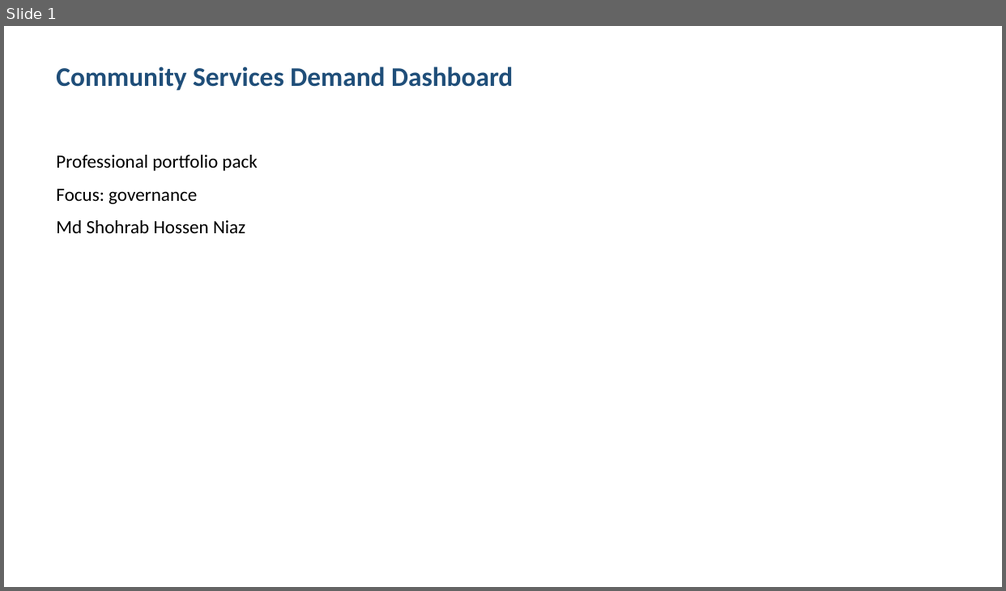
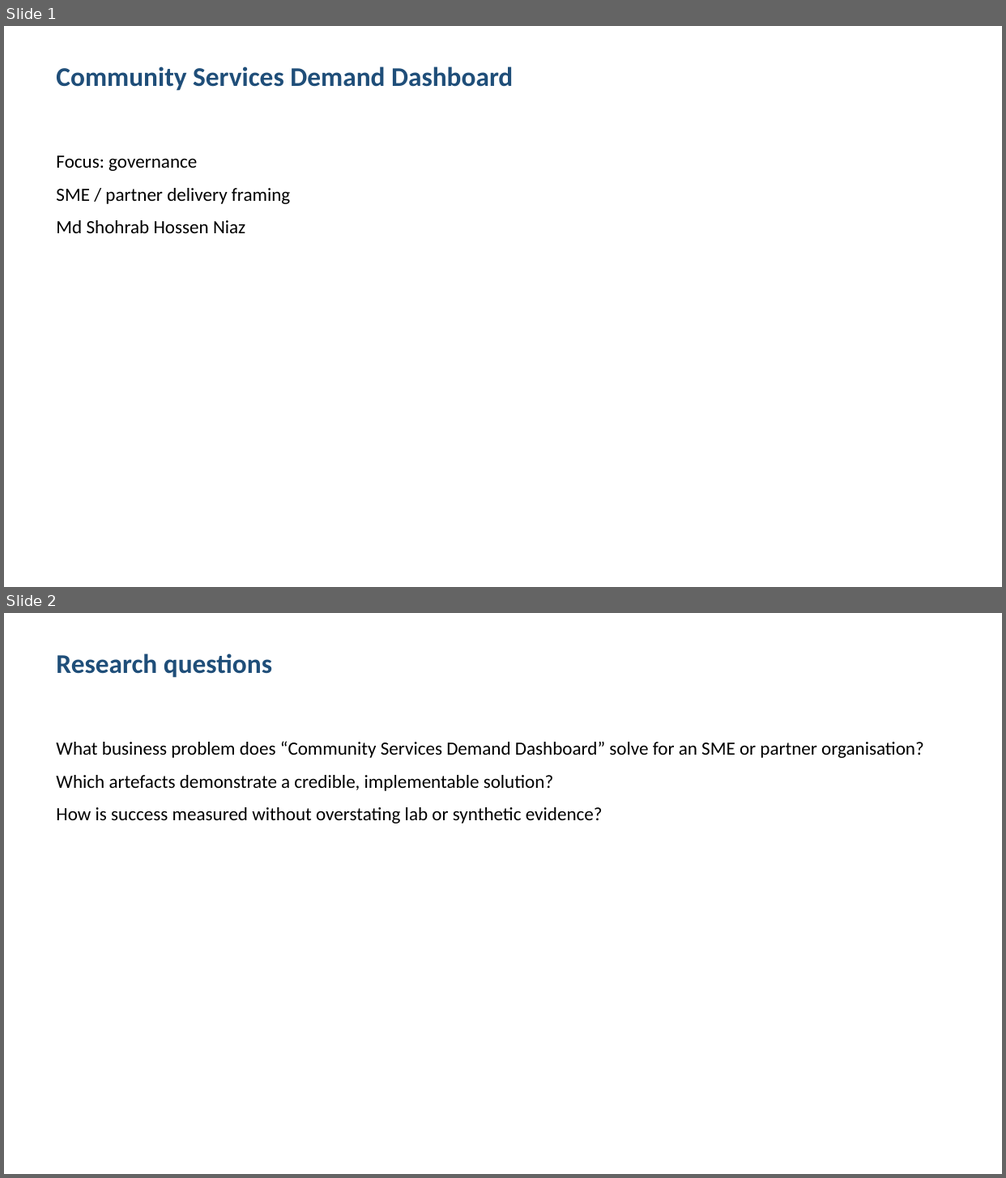
Before and after one commit to shohrabniaz/community-services-demand-dashboard, a slide deck: Final_Submission/02_Presentation.pptx. Shown one above the other, each under a label of ours: slide 1 before the commit, slides 1 and 2 after it. The pictures are 1006x591 and 1006x1178 pixels, drawn with LibreOffice and Linux fonts; fonts in the diff are those of the drawing. Boxes give left, top, right and bottom in pixels: in the first picture for what was removed or moved away, otherwise in the second. Text is boxed around its words. In the diff, an @@ line names an element or a change of style, - is before the commit and + after.

Commit message:
Polish portfolio pack for professional showcase readiness.

```diff
--- a/Final_Submission/02_Presentation.pptx
+++ b/Final_Submission/02_Presentation.pptx
@@ slide 2 added at (4,613,1002,1174), background #FFFFFF @@
@@ text added at (56,653,272,678), 26 pt, text #1F4E79, bold @@
+Research questions
@@ text added at (56,741,924,824), 18 pt, text #000000 @@
+What business problem does “Community Services Demand Dashboard” solve for an SME or partner organisation?
+Which artefacts demonstrate a credible, implementable solution?
+How is success measured without overstating lab or synthetic evidence?
@@ slide 1 changed as well @@
@@ text at (56,155,257,171): paragraph removed @@
-Professional portfolio pack
@@ text at (56,188,290,204): paragraph added @@
+SME / partner delivery framing
```
Also in this commit, not shown: 2 other slides changed, 1 slide removed, 12 other files.
